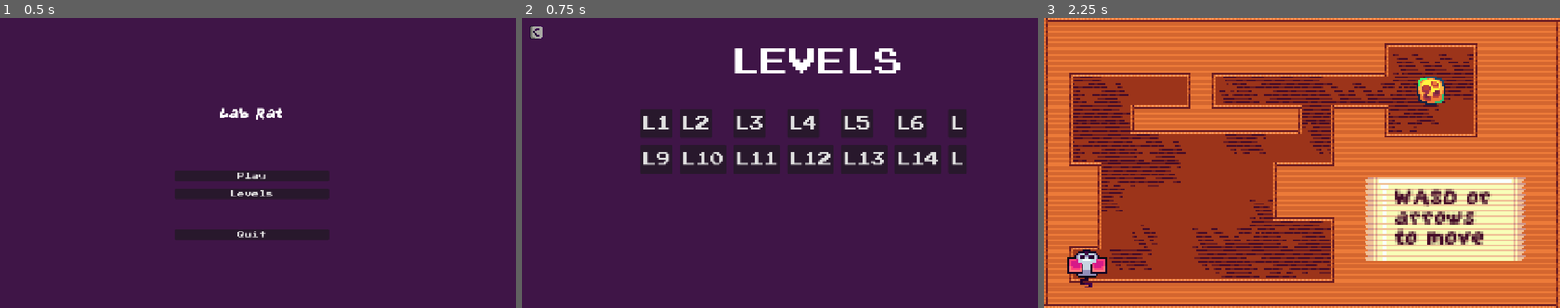
Above: before the commit, frames 1-3 (left to right).
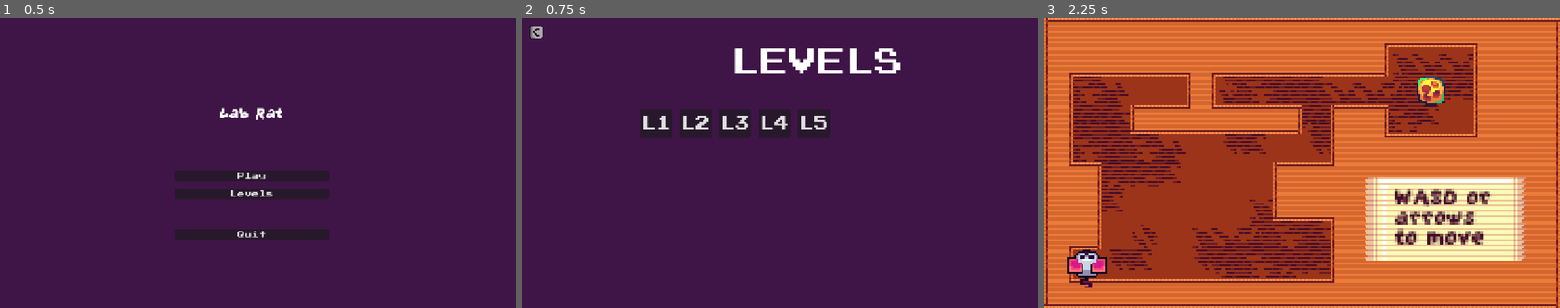
Above: after the commit, the same moments.

Repository: liphecodez/lab-rats
Game: Godot game, scene res://scenes/management/main_menu.tscn
Same seed, same stepped clock (60 frames per second), same inputs: the game is played once before the commit and once after it. Sound files missing from this copy of the repository are replaced by a short silence.
Inputs (mouse positions are in pixels of both pictures, inside the frame that each line leads up to):
- Up to frame 1 (0.5 s): no input
- Up to frame 2 (0.75 s): click "Levels" at 0.5 s
- Up to frame 3 (2.25 s): click (1059, 32) at 1.25 s; click "Play" at 2 s

Frame 1 is identical in both runs. In frame 2, 8.3% of the frame differs, in the area x 23-87%, y 31-54%; in frame 3, nothing differs.

Commit message:
fix: stabilize level progression and movement

Diff:
--- a/project.godot
+++ b/project.godot
@@ -10,21 +10,24 @@
 
 [application]
 
-config/name="Jogo de Puzzle"
-run/main_scene="uid://s2wgquvxyrxc"
+config/name="Lab Rats"
+run/main_scene="res://scenes/management/main_menu.tscn"
 config/features=PackedStringArray("4.7", "GL Compatibility")
 config/icon="res://icon.svg"
 
 [autoload]
 
-GameManager="*uid://c3thyri1tm1kp"
-PauseMenu="*uid://bapjefgqsbeos"
-VictoryMenu="*uid://c66y21fh4ky1x"
-SoundPlayer="*uid://cjhttbeloues5"
-Events="*uid://n45ocj4m3olw"
+GameManager="*res://scripts/s_managment/game_manager.gd"
+PauseMenu="*res://scenes/management/pause_menu.tscn"
+VictoryMenu="*res://scenes/management/victory_menu.tscn"
+SoundPlayer="*res://scenes/management/SoundPlayer.tscn"
+Events="*res://scripts/s_managment/Events.gd"
 
 [display]
 
+window/size/viewport_width=1152
+window/size/viewport_height=648
+window/stretch/aspect="keep"
 window/stretch/mode="canvas_items"
 
 [global_group]
@@ -32,15 +35,11 @@
 cannot_pause=""
 player=""
 
-[gui]
-
-theme/custom_font="uid://mt31ds6eqtd5"
-
 [input]
 
 pause={
 "deadzone": 0.2,
-"events": [Object(InputEventKey,"resource_local_to_scene":false,"resource_name":"","device":16,"window_id":0,"alt_pressed":false,"shif …(180 unchanged characters)…
+"events": [Object(InputEventKey,"resource_local_to_scene":false,"resource_name":"","device":-1,"window_id":0,"alt_pressed":false,"shif …(180 unchanged characters)…
 , Object(InputEventKey,"resource_local_to_scene":false,"resource_name":"","device":-1,"window_id":0,"alt_pressed":false …(183 unchanged characters)…
 ]
 }
--- a/scenes/management/SoundPlayer.tscn
+++ b/scenes/management/SoundPlayer.tscn
@@ -9,4 +9,3 @@
 [node name="AudioStreamPlayer2D" type="AudioStreamPlayer2D" parent="." unique_id=640908640]
 stream = ExtResource("2_i0dm8")
 volume_db = -41.763
-autoplay = true
--- a/scenes/management/level_select.tscn
+++ b/scenes/management/level_select.tscn
@@ -2,6 +2,8 @@
 
 [ext_resource type="Script" uid="uid://bip48wrl3f58h" path="res://scripts/s_managment/level_select.gd" id="1_3shnc"]
 [ext_resource type="Texture2D" uid="uid://v2h2qw8ti8ep" path="res://assets/buttons/return-export.png" id="2_p0wlc"]
+
+[ext_resource type="FontFile" uid="uid://mt31ds6eqtd5" path="res://assets/fonts/press_start_2p/PressStart2P.ttf" id="3_font"]
 
 [sub_resource type="StyleBoxEmpty" id="StyleBoxEmpty_7lomy"]
 
@@ -13,7 +15,11 @@
 
 [sub_resource type="StyleBoxEmpty" id="StyleBoxEmpty_0jcas"]
 
+[sub_resource type="Theme" id="Theme_levels"]
+default_font = ExtResource("3_font")
+
 [sub_resource type="LabelSettings" id="LabelSettings_g4v7s"]
+font = ExtResource("3_font")
 font_size = 64
 
 [node name="LevelSelect" type="Control" unique_id=1530542783 groups=["cannot_pause"]]
@@ -23,6 +29,7 @@
 anchor_bottom = 1.0
 grow_horizontal = 2
 grow_vertical = 2
+theme = SubResource("Theme_levels")
 script = ExtResource("1_3shnc")
 
 [node name="ColorRect" type="ColorRect" parent="." unique_id=262312502]
@@ -108,96 +115,4 @@
 theme_override_font_sizes/font_size = 32
 text = "L5"
 
-[node name="Level6" type="Button" parent="BoxContainer" unique_id=1079757550]
-custom_minimum_size = Vector2(64, 64)
-layout_mode = 2
-size_flags_horizontal = 0
-size_flags_vertical = 0
-theme_override_font_sizes/font_size = 32
-text = "L6
-"
-
-[node name="Level7" type="Button" parent="BoxContainer" unique_id=1821216712]
-custom_minimum_size = Vector2(64, 64)
-layout_mode = 2
-size_flags_horizontal = 0
-size_flags_vertical = 0
-theme_override_font_sizes/font_size = 32
-text = "L7"
-
-[node name="Level8" type="Button" parent="BoxContainer" unique_id=456663658]
-custom_minimum_size = Vector2(64, 64)
-layout_mode = 2
-size_flags_horizontal = 0
-size_flags_vertical = 0
-theme_override_font_sizes/font_size = 32
-text = "L8"
-
-[node name="Level9" type="Button" parent="BoxContainer" unique_id=662597025]
-custom_minimum_size = Vector2(64, 64)
-layout_mode = 2
-size_flags_horizontal = 0
-size_flags_vertical = 0
-theme_override_font_sizes/font_size = 32
-text = "L9"
-
-[node name="Level10" type="Button" parent="BoxContainer" unique_id=1043935130]
-custom_minimum_size = Vector2(64, 64)
-layout_mode = 2
-size_flags_horizontal = 0
-size_flags_vertical = 0
-theme_override_font_sizes/font_size = 32
-text = "L10"
-
-[node name="Level11" type="Button" parent="BoxContainer" unique_id=990837800]
-custom_minimum_size = Vector2(64, 64)
-layout_mode = 2
-size_flags_horizontal = 0
-size_flags_vertical = 0
-theme_override_font_sizes/font_size = 32
-text = "L11"
-
-[node name="Level12" type="Button" parent="BoxContainer" unique_id=1379315045]
-custom_minimum_size = Vector2(64, 64)
-layout_mode = 2
-size_flags_horizontal = 0
-size_flags_vertical = 0
-theme_override_font_sizes/font_size = 32
-text = "L12"
-
-[node name="Level13" type="Button" parent="BoxContainer" unique_id=1820118140]
-custom_minimum_size = Vector2(64, 64)
-layout_mode = 2
-size_flags_horizontal = 0
-size_flags_vertical = 0
-theme_override_font_sizes/font_size = 32
-text = "L13"
-
-[node name="Level14" type="Button" parent="BoxContainer" unique_id=1059931922]
-custom_minimum_size = Vector2(64, 64)
-layout_mode = 2
-size_flags_horizontal = 0
-size_flags_vertical = 0
-theme_override_font_sizes/font_size = 32
-text = "L14"
-
-[node name="Level15" type="Button" parent="BoxContainer" unique_id=89481530]
-custom_minimum_size = Vector2(64, 64)
-layout_mode = 2
-size_flags_horizontal = 0
-size_flags_vertical = 0
-theme_override_font_sizes/font_size = 32
-text = "L15"
-
-[node name="Level16" type="Button" parent="BoxContainer" unique_id=308129914]
-custom_minimum_size = Vector2(64, 64)
-layout_mode = 2
-size_flags_horizontal = 0
-size_flags_vertical = 0
-theme_override_font_sizes/font_size = 32
-text = "L16"
-
 [connection signal="pressed" from="leave" to="." method="_on_leave_pressed"]
-[connection signal="pressed" from="BoxContainer/Level1" to="." method="_on_level_1_pressed"]
-[connection signal="pressed" from="BoxContainer/Level2" to="." method="_on_level_2_pressed"]
-[connection signal="pressed" from="BoxContainer/Level3" to="." method="_on_level_3_pressed"]
--- a/scenes/management/main_menu.tscn
+++ b/scenes/management/main_menu.tscn
@@ -48,6 +48,7 @@
 
 [node name="Label2" type="Label" parent="VBoxContainer" unique_id=1830916121]
 layout_mode = 2
+theme_override_fonts/font = ExtResource("3_h6sej")
 text = "
 "
 horizontal_alignment = 1
--- a/scripts/s_managment/game_manager.gd
+++ b/scripts/s_managment/game_manager.gd
@@ -1,6 +1,5 @@
 extends Node
 
-var in_teleport = false
 var act_level = 1
 var keys1_col = 0
 var keys1_t = 0
@@ -9,27 +8,15 @@
 var keys3_col = 0
 var keys3_t = 0
 
+const MAIN_MENU = "res://scenes/management/main_menu.tscn"
 const LEVELS = [
-	"res://scenes/levels/level_template_small.tscn",
 	"res://scenes/levels/level1.tscn",
 	"res://scenes/levels/level2.tscn",
 	"res://scenes/levels/level3.tscn",
 	"res://scenes/levels/level4.tscn",
 	"res://scenes/levels/level5.tscn",
-	"res://scenes/levels/level6.tscn",
-	"res://scenes/levels/level7.tscn",
-	"res://scenes/levels/level8.tscn",
-	"res://scenes/levels/level9.tscn",
-	"res://scenes/levels/level10.tscn",
-	"res://scenes/levels/level11.tscn",
-	"res://scenes/levels/level12.tscn",
-	"res://scenes/levels/level13.tscn",
-	"res://scenes/levels/level13.tscn",
-	"res://scenes/levels/level14.tscn",
-	"res://scenes/levels/level15.tscn",
-	"res://scenes/levels/level16.tscn",
-	"res://scenes/levels/level17.tscn",
-	"res://scenes/levels/level18.tscn",
-	"res://scenes/levels/level19.tscn",
-	"res://scenes/levels/level20.tscn"
 ]
+
+func open_level(number: int) -> void:
+	if number >= 1 and number <= LEVELS.size():
+		get_tree().change_scene_to_file(LEVELS[number - 1])
--- a/scripts/s_managment/level_select.gd
+++ b/scripts/s_managment/level_select.gd
@@ -1,13 +1,9 @@
 extends Control
 
+func _ready() -> void:
+	for index in GameManager.LEVELS.size():
+		var button: Button = $BoxContainer.get_child(index)
+		button.pressed.connect(GameManager.open_level.bind(index + 1))
+
 func _on_leave_pressed() -> void:
-	get_tree().change_scene_to_file("res://scenes/management/main_menu.tscn")
-
-func _on_level_1_pressed() -> void:
-	get_tree().change_scene_to_file("res://scenes/levels/level1.tscn")
-
-func _on_level_2_pressed() -> void:
-	get_tree().change_scene_to_file("res://scenes/levels/level2.tscn")
-
-func _on_level_3_pressed() -> void:
-	get_tree().change_scene_to_file("res://scenes/levels/level3.tscn")
+	get_tree().change_scene_to_file(GameManager.MAIN_MENU)
--- a/scripts/s_managment/main_menu.gd
+++ b/scripts/s_managment/main_menu.gd
@@ -1,7 +1,11 @@
 extends Control
 
+func _ready() -> void:
+	if OS.has_feature("web"):
+		$VBoxContainer/quit.hide()
+
 func _on_play_pressed() -> void:
-	get_tree().change_scene_to_file(GameManager.LEVELS[GameManager.act_level])
+	GameManager.open_level(GameManager.act_level)
 
 func _on_levels_pressed() -> void:
 	get_tree().change_scene_to_file("res://scenes/management/level_select.tscn")
--- a/scripts/s_managment/pause.gd
+++ b/scripts/s_managment/pause.gd
@@ -4,24 +4,27 @@
 	process_mode = Node.PROCESS_MODE_ALWAYS
 	hide()
 
-func _input(event):
+func _input(event: InputEvent) -> void:
+	if OS.has_feature("web") and event is InputEventKey and event.pressed and not event.echo and event.physical_keycode == KEY_F:
+		if DisplayServer.window_get_mode() == DisplayServer.WINDOW_MODE_FULLSCREEN:
+			DisplayServer.window_set_mode(DisplayServer.WINDOW_MODE_WINDOWED)
+		else:
+			DisplayServer.window_set_mode(DisplayServer.WINDOW_MODE_FULLSCREEN)
+		get_viewport().set_input_as_handled()
+		return
+
+	var scene := get_tree().current_scene
+	if scene == null or scene.is_in_group("cannot_pause") or VictoryMenu.visible:
+		return
 	if event.is_action_pressed("pause"):
-		if get_tree().current_scene.is_in_group("cannot_pause"):
-			return
-		elif VictoryMenu.visible:
-			return
-
 		toggle_pause()
-
-	if event.is_action_pressed("reload"):
-		if VictoryMenu.visible:
-			return
+	elif event.is_action_pressed("reload"):
 		reload()
 
 func _on_exit_pressed() -> void:
 	toggle_pause()
 	SoundPlayer.play_sound("res://SFX/managment_sfx/UI_click.mp3")
-	get_tree().change_scene_to_file("res://scenes/management/main_menu.tscn")
+	get_tree().change_scene_to_file(GameManager.MAIN_MENU)
 
 func _on_resume_pressed() -> void:
 	toggle_pause()
--- a/scripts/s_managment/sound_player.gd
+++ b/scripts/s_managment/sound_player.gd
@@ -1,6 +1,21 @@
 extends Node
 
-func play_sound(path):
+@onready var music: AudioStreamPlayer2D = $AudioStreamPlayer2D
+
+func _ready() -> void:
+	process_mode = Node.PROCESS_MODE_ALWAYS
+	set_process_input(OS.has_feature("web"))
+	if not OS.has_feature("web") and DisplayServer.get_name() != "headless":
+		music.play()
+
+func _input(event: InputEvent) -> void:
+	if event.is_pressed():
+		music.play()
+		set_process_input(false)
+
+func play_sound(path: String) -> void:
+	if DisplayServer.get_name() == "headless":
+		return
 	var audio = AudioStreamPlayer.new()
 	add_child(audio)
 	audio.stream = load(path)
--- a/scripts/s_managment/victory_menu.gd
+++ b/scripts/s_managment/victory_menu.gd
@@ -5,25 +5,31 @@
 	hide()
 
 func _input(event: InputEvent) -> void:
-	if event.is_action_pressed("next") and visible == true:
-		toggle_victory()
-		get_tree().change_scene_to_file(GameManager.LEVELS[GameManager.act_level + 1])
+	if visible and event.is_action_pressed("next"):
+		get_viewport().set_input_as_handled()
+		_on_next_pressed()
 
 func _on_exit_pressed() -> void:
-	toggle_victory()
-	SoundPlayer.play_sound("res://SFX/managment_sfx/UI_click.mp3")
-	get_tree().change_scene_to_file("res://scenes/management/main_menu.tscn")
+	close_victory()
+	get_tree().change_scene_to_file(GameManager.MAIN_MENU)
 
 func _on_restart_pressed() -> void:
-	toggle_victory()
-	SoundPlayer.play_sound("res://SFX/managment_sfx/UI_click.mp3")
+	close_victory()
 	get_tree().reload_current_scene()
 
 func _on_next_pressed() -> void:
-	toggle_victory()
+	close_victory()
+	if GameManager.act_level < GameManager.LEVELS.size():
+		GameManager.open_level(GameManager.act_level + 1)
+	else:
+		get_tree().change_scene_to_file(GameManager.MAIN_MENU)
+
+func show_victory() -> void:
+	$CenterContainer/HBoxContainer/next.visible = GameManager.act_level < GameManager.LEVELS.size()
+	get_tree().paused = true
+	show()
+
+func close_victory() -> void:
+	hide()
+	get_tree().paused = false
 	SoundPlayer.play_sound("res://SFX/managment_sfx/UI_click.mp3")
-	get_tree().change_scene_to_file(GameManager.LEVELS[GameManager.act_level + 1])
-
-func toggle_victory():
-	get_tree().paused = !get_tree().paused
-	visible = get_tree().paused
--- a/scripts/s_objects/dir_changer.gd
+++ b/scripts/s_objects/dir_changer.gd
@@ -1,41 +1,14 @@
 extends Area2D
 
 enum Direction {UP, RIGHT, DOWN, LEFT}
+const DIRECTIONS = [Vector2.UP, Vector2.RIGHT, Vector2.DOWN, Vector2.LEFT]
 
 @export var direction: Direction
 
 func _ready() -> void:
-	if direction == Direction.RIGHT:
-		$Sprite2D.rotation_degrees = 90
-	elif direction == Direction.DOWN:
-		$Sprite2D.rotation_degrees = 180
-	elif direction == Direction.LEFT:
-		$Sprite2D.rotation_degrees = 270
+	$Sprite2D.rotation_degrees = direction * 90
 
 func _on_body_entered(body: Node2D) -> void:
-
 	if body.is_in_group("player"):
-
-		body.global_position.x = round(global_position.x / 16) * 16
-		body.global_position.y = round(global_position.y / 16) * 16
-
-		if direction == Direction.UP:
-			body.velocity.x = 0
-			body.velocity.y = body.SPEED * -1
-			body.act_dir = Vector2(body.velocity.x, body.velocity.y)
-			body.spr.rotation_degrees = 0
-		elif direction == Direction.RIGHT:
-			body.velocity.x = body.SPEED * 1
-			body.velocity.y = 0
-			body.act_dir = Vector2(body.velocity.x, body.velocity.y)
-			body.spr.rotation_degrees = 90
-		elif direction == Direction.DOWN:
-			body.velocity.x = 0
-			body.velocity.y = body.SPEED * 1
-			body.act_dir = Vector2(body.velocity.x, body.velocity.y)
-			body.spr.rotation_degrees = 180
-		elif direction == Direction.LEFT:
-			body.velocity.x = body.SPEED * -1
-			body.velocity.y = 0
-			body.act_dir = Vector2(body.velocity.x, body.velocity.y)
-			body.spr.rotation_degrees = 270
+		body.global_position = global_position.snapped(Vector2(16, 16))
+		body.slide(DIRECTIONS[direction])
--- a/scripts/s_objects/goal.gd
+++ b/scripts/s_objects/goal.gd
@@ -6,7 +6,7 @@
 	anim.play("default")
 
 func _on_body_entered(body: Node2D) -> void:
-	if body.is_in_group("player"):
-		VictoryMenu.toggle_victory()
+	if body.is_in_group("player") and not body.dying and not VictoryMenu.visible:
+		VictoryMenu.show_victory()
 		SoundPlayer.play_sound("res://SFX/objects_sfx/Goal.mp3")
 		queue_free()
--- a/scripts/s_objects/player.gd
+++ b/scripts/s_objects/player.gd
@@ -2,6 +2,8 @@
 
 const SPEED = 400.0
 var idle = true
+var dying = false
+var portal_exit: Area2D
 var moving_time = 0
 var act_dir := Vector2.ZERO
 @onready var spr = $"player_spr"
@@ -24,35 +26,23 @@
 		moving_time = 0
 
 	if idle:
-		if direction_x != 0:
-			if direction_x == act_dir.x:
-				pass
-			else:
-				act_dir = Vector2(direction_x, 0)
-				if direction_x == 1:
-					spr.rotation_degrees = 90
-				else:
-					spr.rotation_degrees = 270
-				velocity.x = direction_x * SPEED
-				velocity.y = 0
-				idle = false
-
-		elif direction_y != 0:
-			if direction_y == act_dir.y:
-				pass
-			else:
-				act_dir = Vector2(0, direction_y)
-				if direction_y == 1:
-					spr.rotation_degrees = 180
-				else:
-					spr.rotation_degrees = 0
-				velocity.y = direction_y * SPEED
-				velocity.x = 0
-				idle = false
+		if direction_x != 0 and direction_x != act_dir.x:
+			slide(Vector2(direction_x, 0))
+		elif direction_x == 0 and direction_y != 0 and direction_y != act_dir.y:
+			slide(Vector2(0, direction_y))
 	else:
 		moving_time += 1
 
-func die():
+func slide(direction: Vector2) -> void:
+	act_dir = direction
+	velocity = direction * SPEED
+	spr.rotation = Vector2.UP.angle_to(direction)
+	idle = false
+
+func die() -> void:
+	if dying or VictoryMenu.visible:
+		return
+	dying = true
 	get_tree().call_deferred("reload_current_scene")
 	SoundPlayer.play_sound("res://SFX/managment_sfx/Death.mp3")
 	SoundPlayer.play_sound("res://SFX/managment_sfx/Mouse_sniff.mp3")
--- a/scripts/s_objects/spike.gd
+++ b/scripts/s_objects/spike.gd
@@ -22,5 +22,5 @@
 
 func _on_body_entered(body: Node2D) -> void:
 	if body.is_in_group("player"):
-		if body.act_dir == -spike_dir:
+		if body.velocity.normalized() == -spike_dir:
 			body.die()
--- a/scripts/s_objects/tp.gd
+++ b/scripts/s_objects/tp.gd
@@ -4,10 +4,14 @@
 @export var destination: Portal
 
 func _on_body_entered(body: Node2D) -> void:
-	if body.is_in_group("player") and GameManager.in_teleport == false:
-		GameManager.in_teleport = true
-		SoundPlayer.play_sound("res://SFX/objects_sfx/Teleport.mp3")
-		body.global_position = destination.global_position
+	if not body.is_in_group("player") or is_instance_valid(body.portal_exit):
+		return
+	if not is_instance_valid(destination) or destination == self or not destination.is_inside_tree():
+		return
+	body.portal_exit = destination
+	body.global_position = destination.global_position
+	SoundPlayer.play_sound("res://SFX/objects_sfx/Teleport.mp3")
 
-func _on_body_exited(_body: Node2D) -> void:
-	GameManager.in_teleport = false
+func _on_body_exited(body: Node2D) -> void:
+	if body.is_in_group("player") and body.portal_exit == self:
+		body.portal_exit = null
--- /dev/null
+++ b/tests/smoke.gd
@@ -0,0 +1,80 @@
+extends Node
+
+func _ready() -> void:
+	# Keep this runner alive while the main scenes are replaced.
+	get_tree().current_scene = null
+	run.call_deferred()
+
+func run() -> void:
+	var tree := get_tree()
+	for directory in ["scenes/objects", "scenes/levels", "scenes/management"]:
+		for file in DirAccess.get_files_at("res://" + directory):
+			if file.ends_with(".tscn"):
+				assert(load("res://%s/%s" % [directory, file]).can_instantiate())
+	for directory in ["s_objects", "s_levels", "s_managment"]:
+		for file in DirAccess.get_files_at("res://scripts/" + directory):
+			if file.ends_with(".gd"):
+				assert(load("res://scripts/%s/%s" % [directory, file]).can_instantiate())
+
+	GameManager.open_level(1)
+	await tree.scene_changed
+	for number in range(1, 6):
+		assert(GameManager.act_level == number)
+		GameManager.keys1_col = 1
+		PauseMenu.toggle_pause()
+		PauseMenu._on_restart_pressed()
+		await tree.scene_changed
+		assert(not tree.paused and not PauseMenu.visible and GameManager.keys1_col == 0)
+		var player = tree.current_scene.get_node("map/objects/player")
+		var goal = tree.current_scene.get_node("map/objects/Goal")
+		goal._on_body_entered(player)
+		assert(VictoryMenu.visible and tree.paused)
+		assert(VictoryMenu.get_node("CenterContainer/HBoxContainer/next").visible == (number < 5))
+		# Exercise the same handler used by Enter and by the Next button.
+		VictoryMenu._on_next_pressed()
+		await tree.scene_changed
+		assert(not VictoryMenu.visible and not tree.paused)
+	assert(tree.current_scene.scene_file_path == GameManager.MAIN_MENU)
+
+	GameManager.open_level(3)
+	await tree.scene_changed
+	var objects := tree.current_scene.get_node("map/objects")
+	var rat = objects.get_node("player")
+	var redirect = objects.get_node("Dir_Changer")
+	var spike = objects.get_node("Spike")
+	redirect._on_body_entered(rat)
+	assert(rat.act_dir == Vector2.DOWN and rat.velocity == Vector2.DOWN * rat.SPEED)
+	spike._on_body_entered(rat)
+	assert(rat.dying)
+	spike._on_body_entered(rat)
+	objects.get_node("Goal")._on_body_entered(rat)
+	assert(not VictoryMenu.visible)
+	await tree.scene_changed
+	assert(GameManager.act_level == 3)
+
+	objects = tree.current_scene.get_node("map/objects")
+	rat = objects.get_node("player")
+	var portal_scene := preload("res://scenes/objects/teleport1.tscn")
+	var entry: Portal = portal_scene.instantiate()
+	var exit: Portal = portal_scene.instantiate()
+	entry.position = Vector2(-100, -100)
+	exit.position = Vector2(-200, -100)
+	objects.add_child(entry)
+	objects.add_child(exit)
+	var start: Vector2 = rat.global_position
+	entry._on_body_entered(rat)
+	assert(rat.global_position == start)
+	entry.destination = entry
+	entry._on_body_entered(rat)
+	assert(rat.global_position == start)
+	entry.destination = exit
+	exit.destination = entry
+	entry._on_body_entered(rat)
+	entry._on_body_exited(rat)
+	exit._on_body_entered(rat)
+	assert(rat.global_position == exit.global_position and rat.portal_exit == exit)
+	exit._on_body_exited(rat)
+	assert(rat.portal_exit == null)
+
+	print("Lab Rats smoke checks passed")
+	tree.quit()
--- /dev/null
+++ b/tests/smoke.tscn
@@ -0,0 +1,7 @@
+[gd_scene format=3]
+
+[ext_resource type="Script" path="res://tests/smoke.gd" id="1"]
+
+[node name="Smoke" type="Node"]
+process_mode = 3
+script = ExtResource("1")
Renamed: level5.tscn -> scenes/levels/level5.tscn
Not shown, added: tests/smoke.gd.uid
